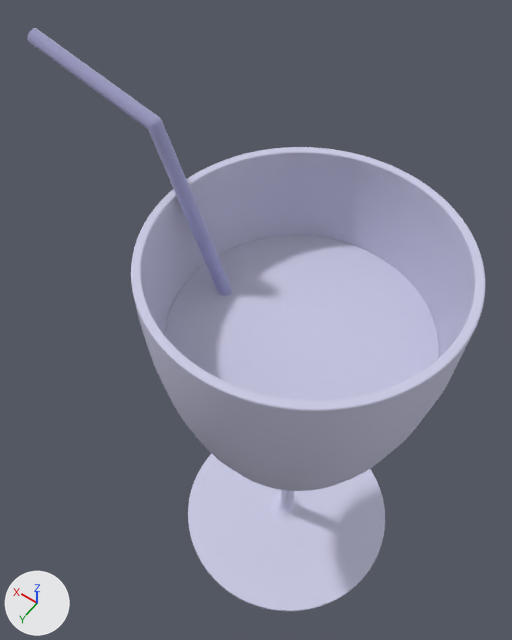
Renders of the glTF model freecad/cocktail/cocktail.gltf from each side of a commit.
Camera for both pictures: a 50 mm lens placed at (-0.058, 0.103, 0.276), pointed at (0.023, -0.01, 0.098). The lights are fixed; the arrows at lower left show +X, +Y and +Z. Where no turn or scale is listed for an object, it has been applied to the vertices. Vertices at the same position are counted once.

The first picture shows 'Body', 'Body001', 'Body002'.
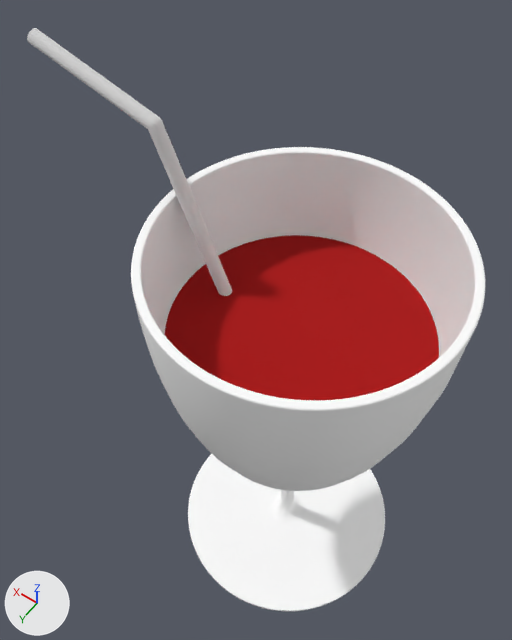
Changed parts and their boxes [x1, y1, x2, y2] in the pictures (512 x 640 px; the box of a moved part takes in the faces that stretch with it):
```json
{"object": "Body", "change": "recoloured", "before": [131, 147, 485, 611], "after": [131, 147, 485, 611]}
{"object": "Body001", "change": "recoloured", "before": [165, 235, 439, 400], "after": [165, 235, 439, 400], "on screen": "white to red"}
{"object": "Body002", "change": "recoloured", "before": [27, 28, 232, 296], "after": [27, 28, 232, 296]}
{"part": 1, "of": "me_body", "change": "moved or reshaped", "before": [135, 303, 470, 491], "after": [135, 303, 470, 491]}
{"part": 2, "of": "me_body", "change": "moved or reshaped", "before": [269, 491, 304, 525], "after": [269, 492, 304, 525]}
```

Edits to the scene script, one JSON object a line:
```json
{"op": "set", "path": "mat_mat_0.base_color", "old": "(0.604, 0.604, 0.791)", "new": "(1.0, 1.0, 1.0)", "note": "white #cccce6 -> white #ffffff"}
{"op": "set", "path": "mat_mat_1.base_color", "old": "(0.604, 0.604, 0.791)", "new": "(0.402, 0.0, 0.0)", "note": "white #cccce6 -> red #aa0000"}
{"op": "set", "path": "mat_mat_2.base_color", "old": "(0.604, 0.604, 0.791)", "new": "(0.871, 0.871, 0.871)", "note": "white #cccce6 -> white #f0f0f0"}
{"block": "me_body", "where": "me_body.from_pydata(...)  # 32013 vertices, 64022 faces; spans x -0.042..0.042, y -0.042..0.042, z 0.0..0.15"}
{"block": "me_body", "where": "# used by ob_body; location = (0.0, 0.0, 0.0)"}
{"block": "me_body", "change": "me_body part 1: 1373 of 32013 vertices moved; they spanned x -0.041..0.042, y -0.042..0.042, z 0.053..0.147 and now span x -0.041..0.042, y -0.042..0.042, z 0.053..0.147; mean shift (0.0, 0.0, 0.0); largest move (0.042, -0.005, 0.144) -> (0.008, 0.001, 0.053)"}
{"block": "me_body", "change": "me_body part 2: 1015 of 32013 vertices moved; they spanned x -0.006..0.006, y -0.006..0.006, z 0.002..0.007 and now span x -0.006..0.006, y -0.006..0.006, z 0.002..0.007; mean shift (0.0, 0.0, 0.0); largest move (-0.001, 0.006, 0.002) -> (0.002, 0.001, 0.007)"}
```
